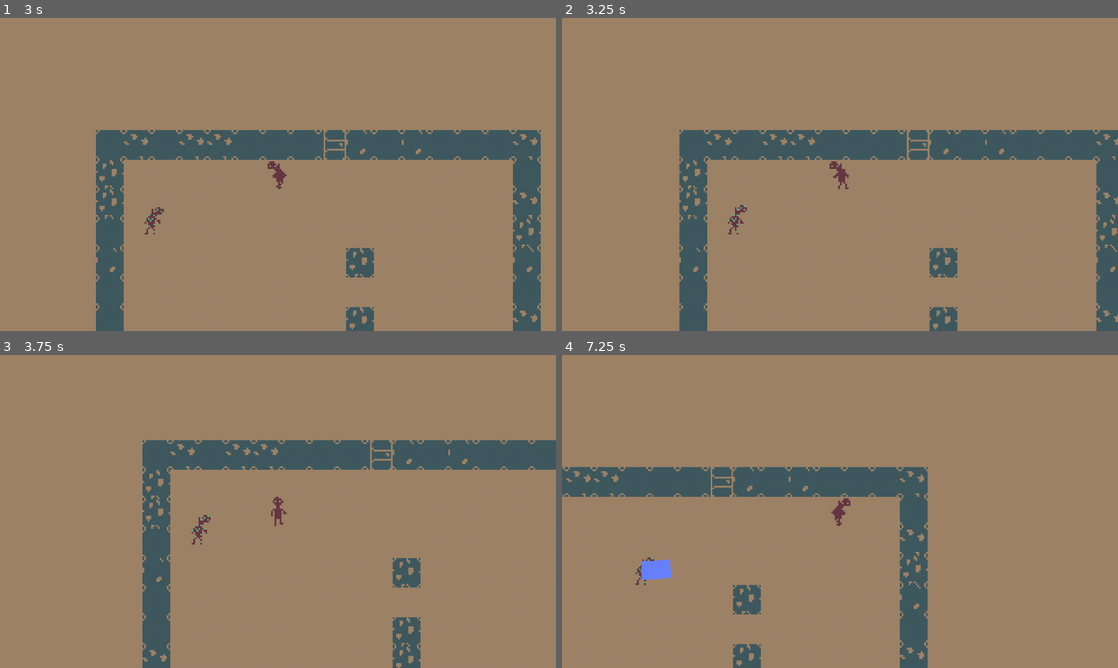
Above: before the commit, frames 1-4 (two rows, left to right).
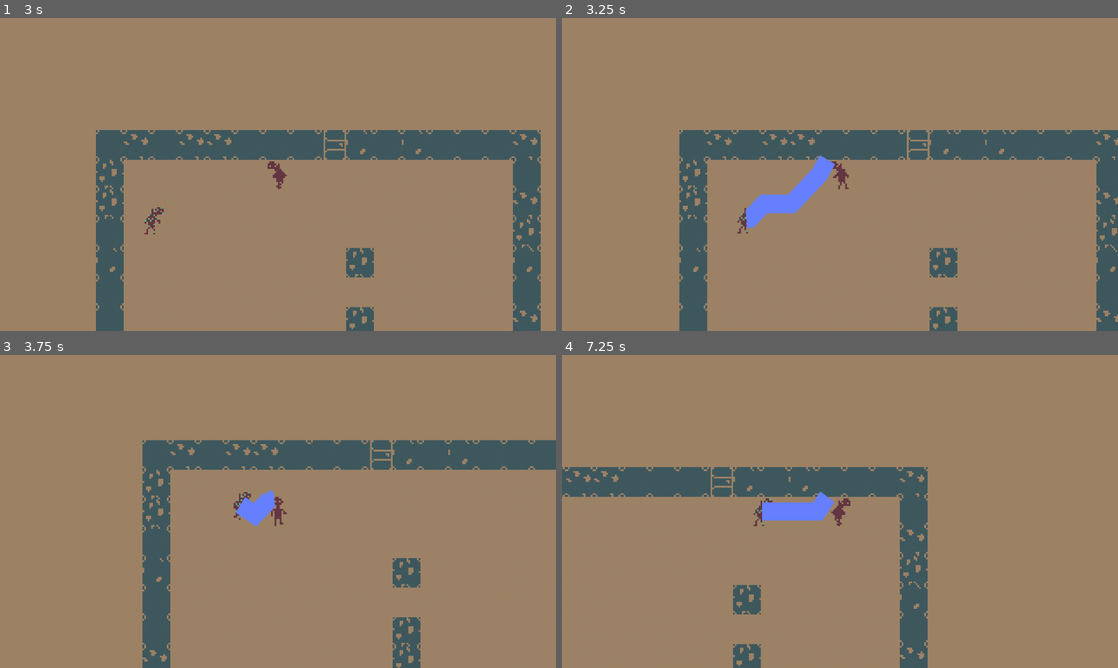
Above: after the commit, the same moments.

Repository: ThomasLandstra/Rougelike
Game: Godot game, scene res://game scene.tscn
Two runs of this game, one before a commit and one after it. Both use one fixed random seed, a clock stepped at 60 frames per second and the inputs below.
Inputs:
- Up to frame 1 (3 s): tap Enter at 0.5 s; hold Shift 0.53-1.28 s; hold Up (ui_up) 0.53-2.03 s; tap Shift at 1.35, 2.85 s; hold Shift 2.03-2.78 s; hold Left (ui_left) from 2.03 s (still down)
- Up to frame 2 (3.25 s): keep holding Left (ui_left)
- Up to frame 3 (3.75 s): release Left (ui_left) at 3.53 s; hold Down (ui_down) from 3.53 s (still down); hold Shift from 3.53 s (still down)
- Up to frame 4 (7.25 s): release Down (ui_down) at 4.28 s; release Shift at 4.28 s; hold Right (ui_right) 4.28-5.03 s; tap Shift at 4.35, 5.85 s; hold Up (ui_up) 5.03-5.78 s; hold Shift 5.03-5.78 s; hold Right (ui_right) from 5.78 s (still down); hold Shift from 6.53 s (still down)

Frame 1 is identical in both runs. In frame 2, 1.3% of the frame differs, in the area x 29-50%, y 43-70%; in frame 3, 0.7%; in frame 4, 1.2%.
Error before the commit: Invalid get index 'global_position' (on base: 'Nil'). (res://src/scripts/zombie.gd:61)

Commit message:
fix zombie

Diff:
--- a/src/nodes/zombie.tscn
+++ b/src/nodes/zombie.tscn
@@ -428,7 +428,9 @@
 "values": [ SubResource( 1 ) ]
 }
 
-[node name="zombie" type="KinematicBody2D" groups=["enemies"]]
+[node name="zombie" type="KinematicBody2D" groups=[
+"enemies",
+]]
 collision_layer = 4
 script = ExtResource( 1 )
 
@@ -457,7 +459,7 @@
 
 [node name="sight" type="RayCast2D" parent="."]
 enabled = true
-cast_to = Vector2( 100, 0 )
+cast_to = Vector2( 64, 0 )
 collision_mask = 3
 
 [node name="Line2D" type="Line2D" parent="."]
--- a/src/scripts/zombie.gd
+++ b/src/scripts/zombie.gd
@@ -1,6 +1,7 @@
 extends KinematicBody2D
 
 const MAX_SPEED: int = 48
+const LOS_FIX: Vector2 = Vector2(8,8)
 var velocity: Vector2 = Vector2.ZERO
 
 var path: Array = []	# Contains destination positions
@@ -26,16 +27,17 @@
 	line2d.global_position = Vector2.ZERO
 	spotted = check_player_in_detection()
 
-	if spotted:
-		generate_path()
+	if player:
+		if spotted:
+			generate_path()
 
-	navigate(delta)
-	if velocity != Vector2.ZERO:
-		get_direction(velocity)
-		$AnimationPlayer.play("Run_"+last_direction)
-		velocity = move_and_slide(velocity.clamped(MAX_SPEED))
-	else:
-		$AnimationPlayer.play("Idle_"+last_direction)
+		navigate(delta)
+		if velocity != Vector2.ZERO:
+			get_direction(velocity)
+			$AnimationPlayer.play("Run_"+last_direction)
+			velocity = move_and_slide(velocity.clamped(MAX_SPEED))
+		else:
+			$AnimationPlayer.play("Idle_"+last_direction)
 
 func navigate(delta):	# Define the next position to go to
 	if path.size() > 0 and spotted:
@@ -53,15 +55,20 @@
 	else: velocity = Vector2.ZERO
 
 func generate_path():	# It's obvious
-	path = levelNavigation.get_simple_path(global_position, player.global_position, false)
-	line2d.points = path
+	if levelNavigation != null and player != null:
+		path = levelNavigation.get_simple_path(global_position, player.global_position, false)
+		line2d.points = path
 
 
 func check_player_in_detection() -> bool:
-	los.look_at(player.global_position)
-	var collider = los.get_collider()
-	if collider and collider.is_in_group("player"):
-		return true
+	if player != null:
+		los.look_at(player.global_position + LOS_FIX)
+		los.visible = true
+		print(los.rotation_degrees)
+		var collider = los.get_collider()
+		print(collider)
+		if collider and collider.is_in_group("player"):
+			return true
 	return false
 
 func get_direction(axis : Vector2):
